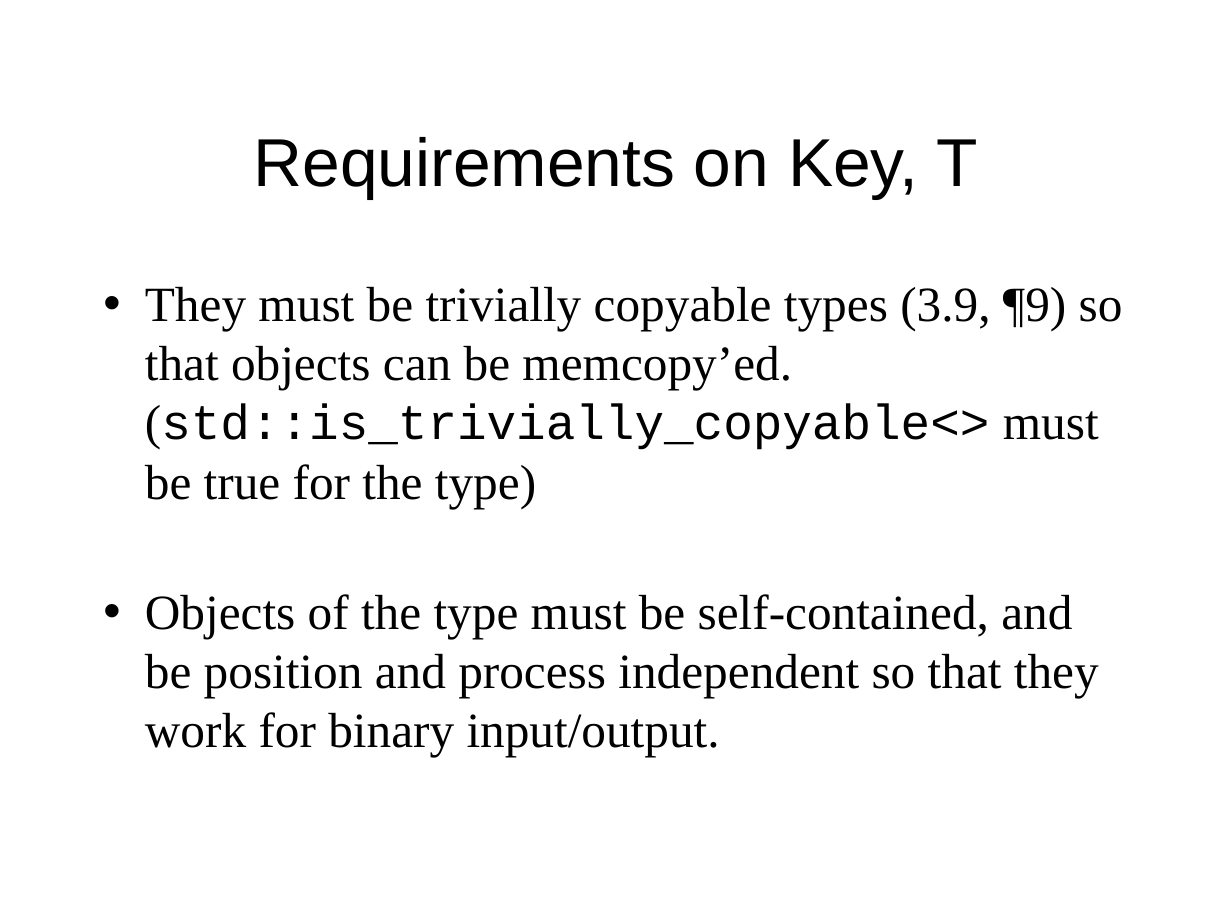
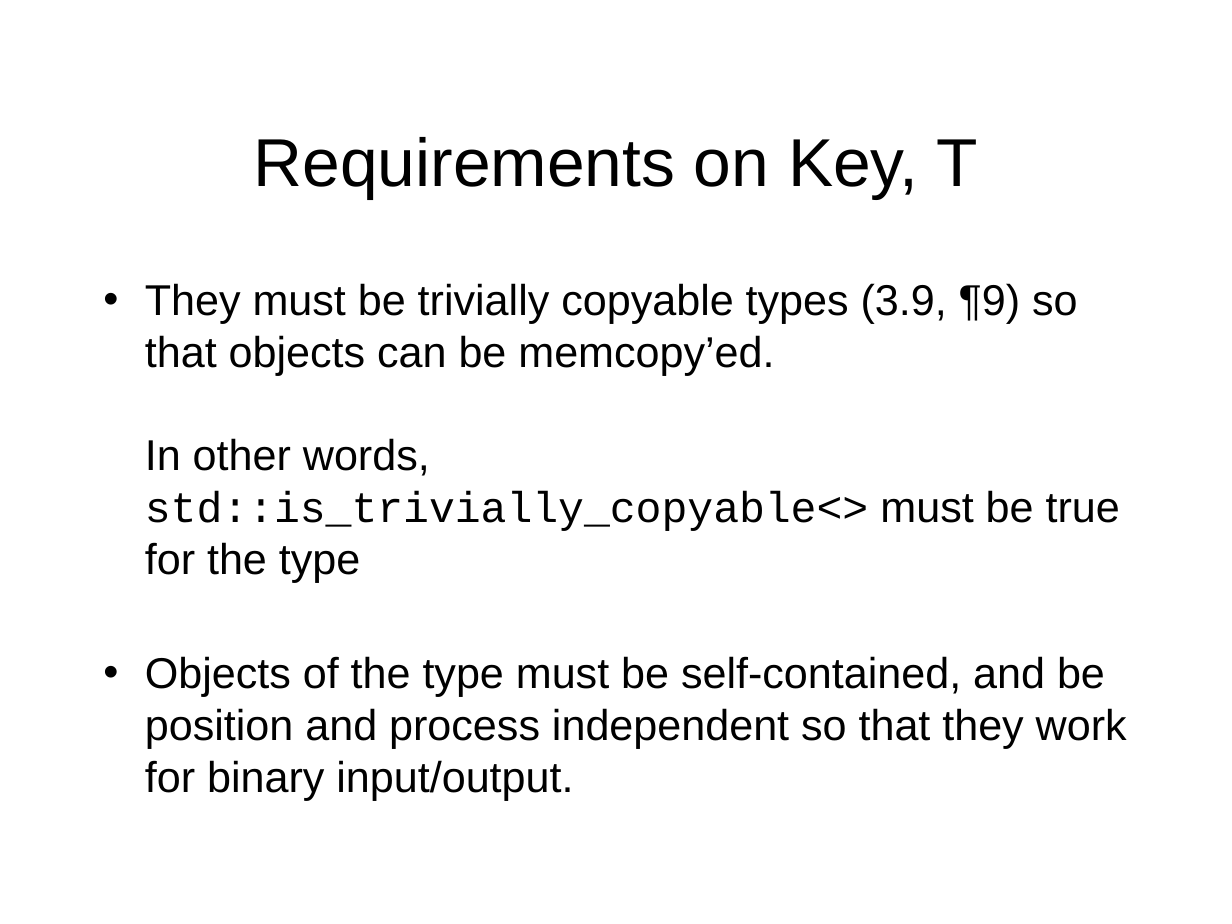
Before and after one commit to Beman/btree, a slide deck: slide 14 of libs/btree/doc/Proposed-B-tree-library.ppt (slide 13 before the commit). Drawn at 1232x924 pixels with LibreOffice and Linux fonts; fonts in the diff are those of the drawing; background and template pictures are left out. Boxes give left, top, right and bottom in pixels: in the first picture for what was removed or moved away, otherwise in the second. Text is boxed around its words. In the diff, an @@ line names an element or a change of style, - is before the commit and + after.

Commit message:
Mostly title centering and font sizes. Also add objectives slide

```diff
--- a/libs/btree/doc/Proposed-B-tree-library.ppt
+++ b/libs/btree/doc/Proposed-B-tree-library.ppt
@@ text at box(145, 283, 1120, 582): text changed; size 32 to 28 pt; font Times New Roman to Arial @@
-• They must be trivially copyable types (3.9, ¶9) so that objects can be memcopy’ed. (std::is_trivially_copyable<> must be true for the type)
+• They must be trivially copyable types (3.9, ¶9) so that objects can be memcopy’ed.
+  In other words, std::is_trivially_copyable<> must be true for the type
@@ text at box(145, 656, 1127, 800): size 32 to 28 pt, font Times New Roman to Arial in "Objects of the type must be self-contained, ..."; less space between paragraphs @@
```
Also in this commit, not shown: 10 other slides changed, 1 slide added.
